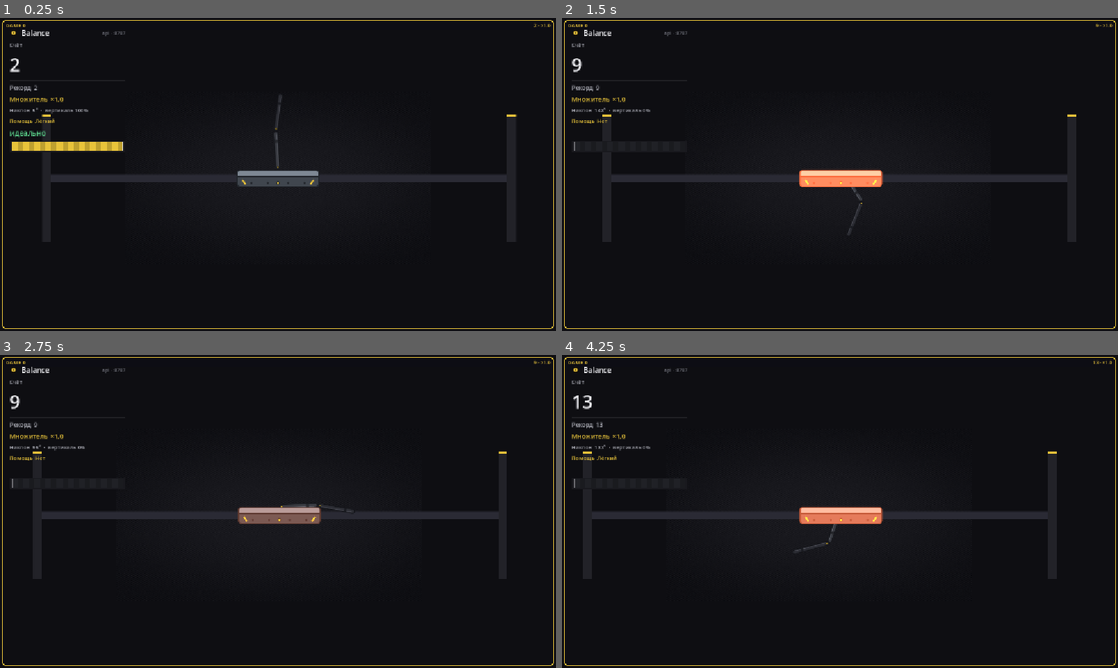
Above: before the commit, frames 1-4 (two rows, left to right).
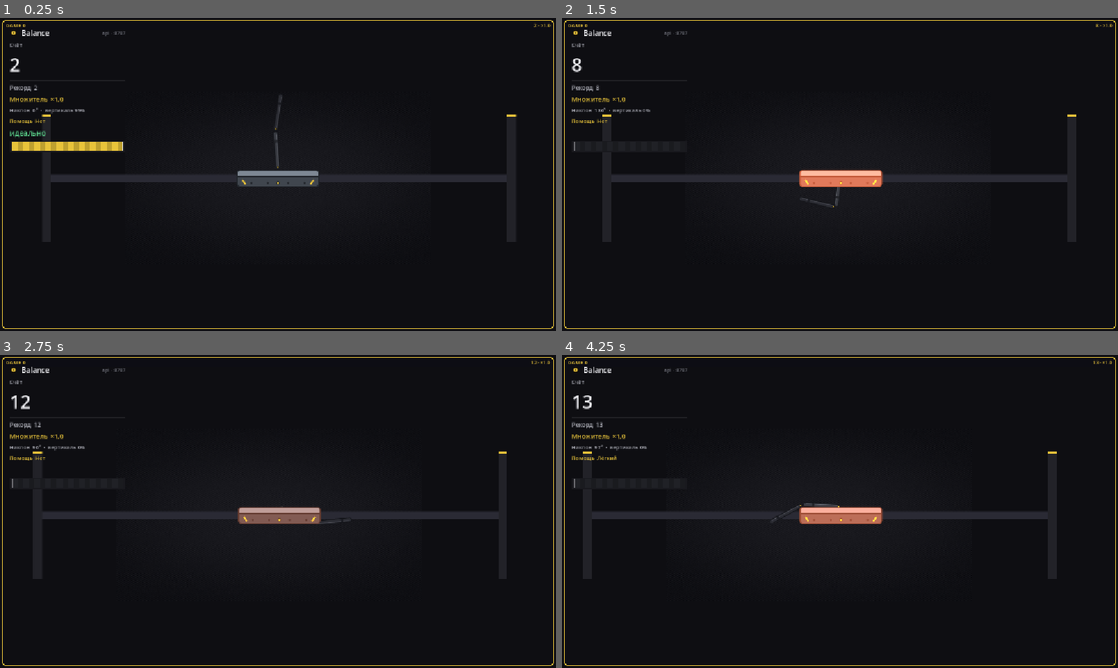
Above: after the commit, the same moments.

Repository: rival-afk/balance
Game: Godot game, scene res://main.tscn
Two runs of this game, one before a commit and one after it. Both use one fixed random seed, a clock stepped at 60 frames per second and the inputs below.
Inputs:
- Up to frame 1 (0.25 s): no input
- Up to frame 2 (1.5 s): tap Enter at 0.5 s; hold Right (ui_right) 0.53-1.28 s; hold Down from 1.28 s (still down)
- Up to frame 3 (2.75 s): release Down at 2.03 s; hold Right (ui_right) from 2.03 s (still down)
- Up to frame 4 (4.25 s): release Right (ui_right) at 2.78 s; hold Up 2.78-3.53 s; hold Left (ui_left) from 3.53 s (still down)

The runs differ from the first frame. In frame 1, less than 0.1% of the frame differs, in the area x 5-50%, y 29-36%; in frame 2, 0.7%, in the area x 1-97%, y 2-70%; in frame 3, 0.2%; in frame 4, 0.7%.

Commit message:
Default assist level is now 0 (game starts without assistance)

Diff:
--- a/lane.gd
+++ b/lane.gd
@@ -21,7 +21,7 @@
 const ASSIST_NAMES := ["Нет", "Лёгкий", "Средний", "Сильный", "Максимум"]
 
 @export var lane_id := 0
-@export var assist_level := 1
+@export var assist_level := 0
 
 var manager = null
 var api_direction := 0.0
--- a/project.godot
+++ b/project.godot
@@ -16,6 +16,10 @@
 config/features=PackedStringArray("4.7", "Forward Plus")
 config/icon="res://icon.svg"
 
+[autoload]
+
+BalanceApiHost="*res://api_host.gd"
+
 [display]
 
 window/stretch/mode="canvas_items"
@@ -25,10 +29,6 @@
 
 3d/physics_engine="Jolt Physics"
 
-[autoload]
-
-BalanceApiHost="*res://api_host.gd"
-
 [rendering]
 
 rendering_device/driver.windows="d3d12"
